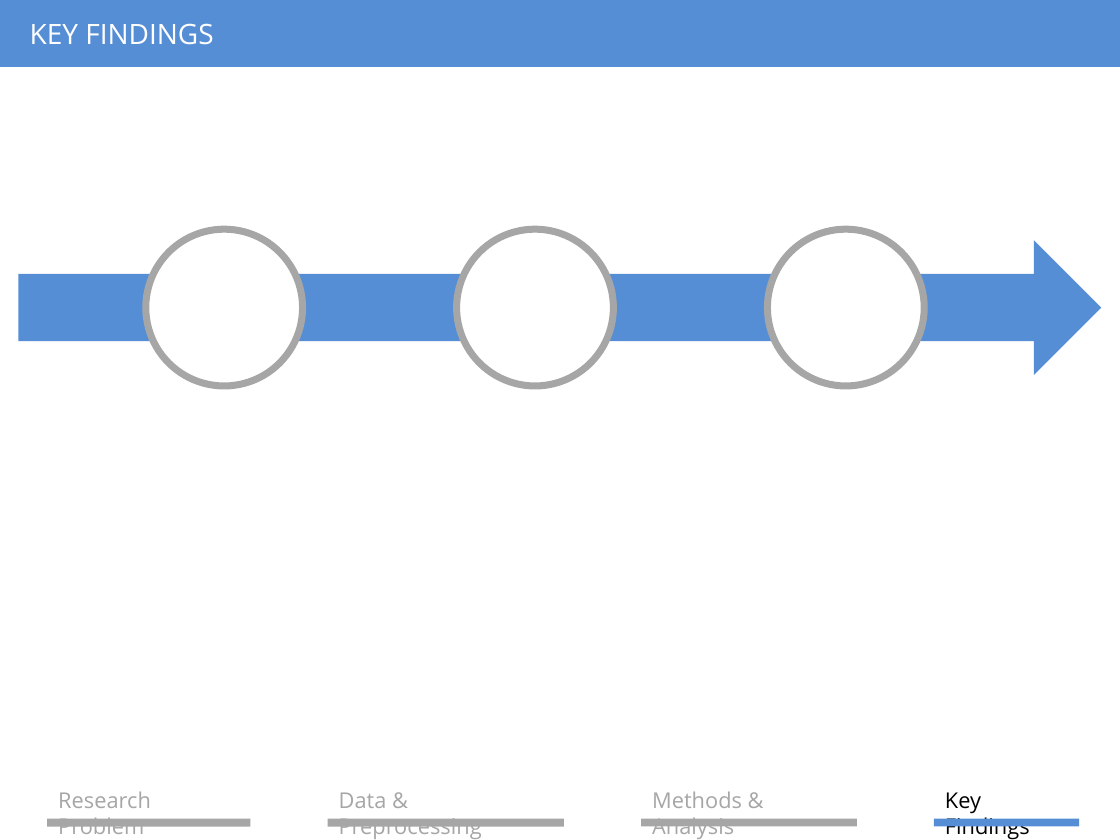
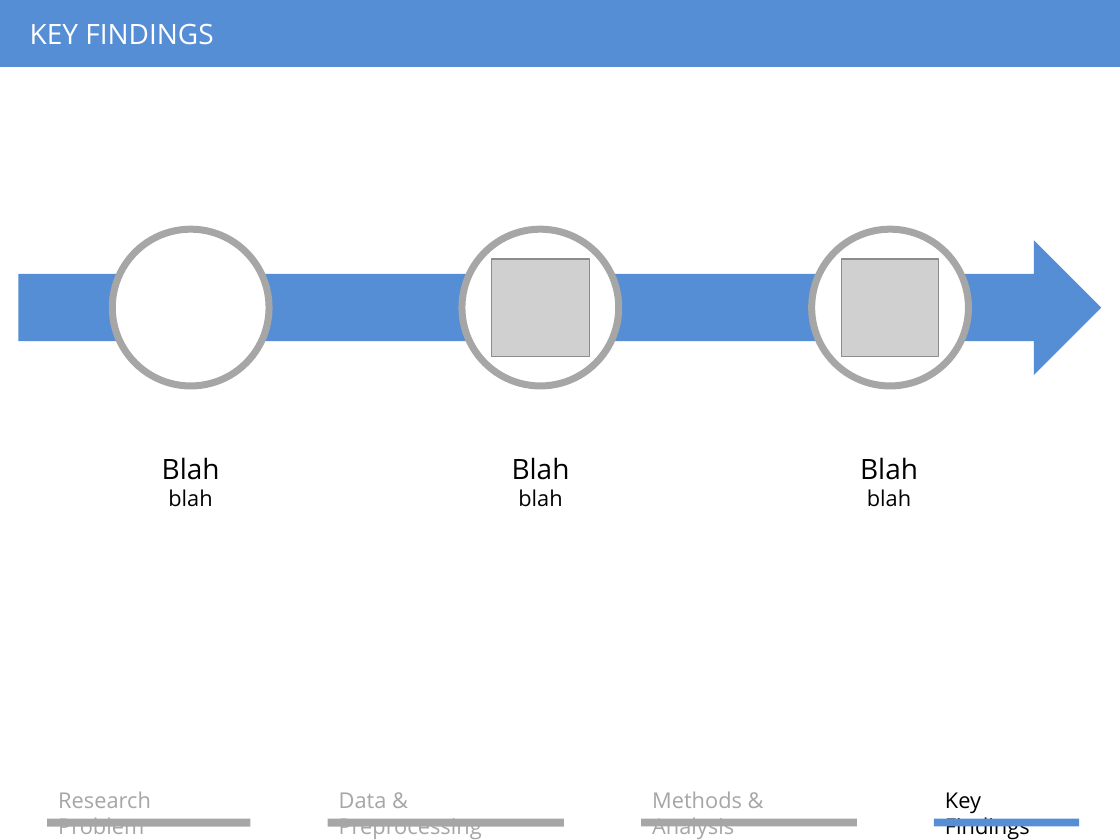
Before and after one commit to elleismatic/stat133-final, a slide deck: slide 6 of report/extra_credit_presentation.pptx. Drawn at 1120x840 pixels with LibreOffice and Linux fonts; fonts in the diff are those of the drawing; grey boxes stand for pictures. Boxes give left, top, right and bottom in pixels: in the first picture for what was removed or moved away, otherwise in the second. Text is boxed around its words. In the diff, an @@ line names an element or a change of style, - is before the commit and + after.

```diff
--- a/report/extra_credit_presentation.pptx
+++ b/report/extra_credit_presentation.pptx
@@ ellipse: place and size @@
-ellipse at (146,230,302,386)
+ellipse at (112,230,269,386)
@@ ellipse: place and size @@
-ellipse at (457,230,614,386)
+ellipse at (461,230,618,386)
@@ ellipse: place and size @@
-ellipse at (767,230,924,386)
+ellipse at (812,230,969,386)
@@ picture added at (492,259,589,356) @@
@@ picture added at (841,259,939,356) @@
@@ text added at (162,457,220,507), 18 pt, text #000000 @@
+Blah
+blah
@@ text added at (512,457,570,507), 18 pt, text #000000 @@
+Blah
+blah
@@ text added at (860,457,918,507), 18 pt, text #000000 @@
+Blah
+blah
```
Also in this commit, not shown: 3 other slides changed.
